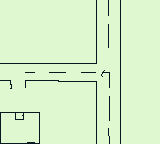
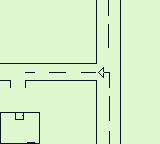
Layered file, before and after one edit (160 × 144). Changes by layer:
painted on "road" over [10,67,110,136]
